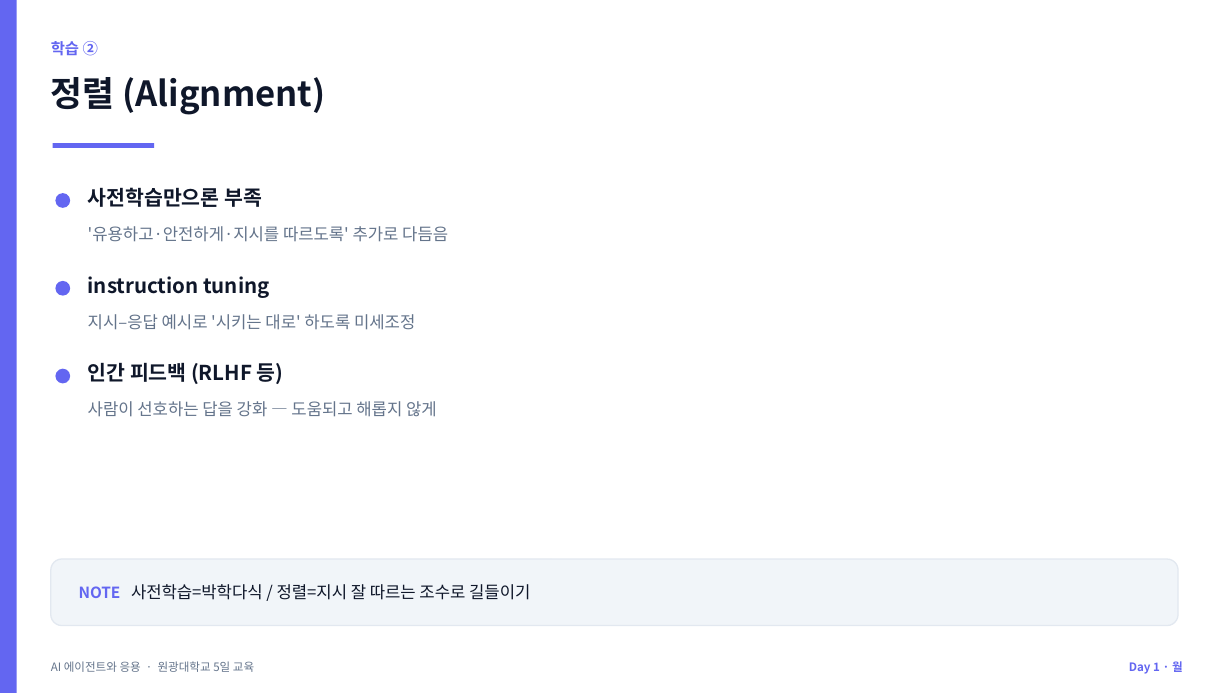
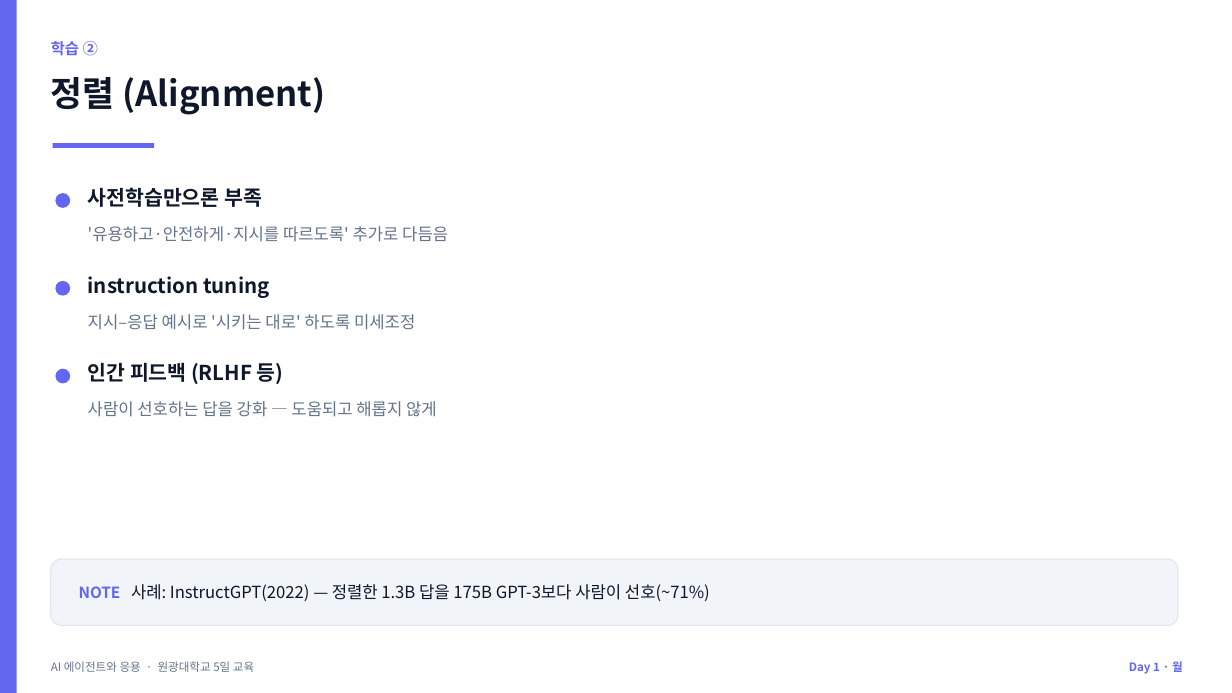
Before and after one commit to jyshin-22/wku-ai-agent-program, a slide deck: slide 9 of slides/day1.pptx. Drawn at 1232x693 pixels with LibreOffice and Linux fonts; fonts in the diff are those of the drawing. Boxes give left, top, right and bottom in pixels: in the first picture for what was removed or moved away, otherwise in the second. Text is boxed around its words. In the diff, an @@ line names an element or a change of style, - is before the commit and + after.

```diff
--- a/slides/day1.pptx
+++ b/slides/day1.pptx
@@ text at bbox=[79, 584, 710, 601]: text changed @@
-NOTE 사전학습=박학다식 / 정렬=지시 잘 따르는 조수로 길들이기
+NOTE 사례: InstructGPT(2022) — 정렬한 1.3B 답을 175B GPT-3보다 사람이 선호(~71%)
```
Also in this commit, not shown: 7 other slides changed, 10 other files.
